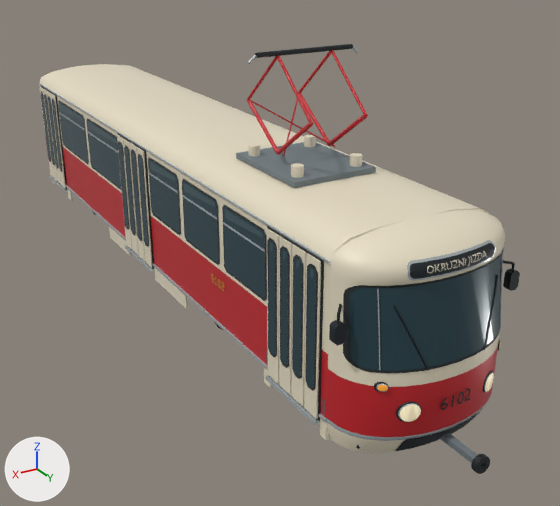
Renders of the glTF model assets/models/t3.glb from each side of a commit.
The view is the same before and after, from a 50 mm lens placed at (5.91, 12.72, 6.35), pointed at (-0.9, 1.38, 0.67). The lights are fixed; the arrows at lower left show +X, +Y and +Z. The older version comes first. Vertices at exactly the same position are counted once.

Objects in the first picture: 't3'.
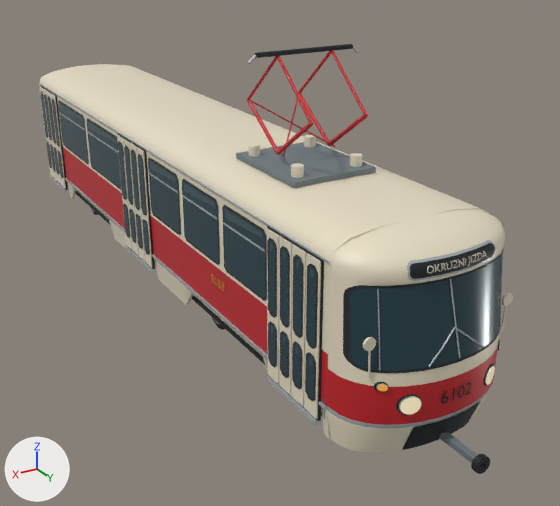
Pixel boxes (x1, y1, x2, y2) of what changed, in the pictures (560 x 506 px; the box of a moved part takes in the faces that stretch with it):
't3', reshaped: before (39, 44, 520, 474); after (39, 44, 513, 474)
part 1 of me_t3, added (mostly hidden): after (67, 184, 328, 418)
part 2 of me_t3, added: after (305, 352, 316, 401)
part 3 of me_t3, added: after (292, 341, 302, 389)
part 4 of me_t3, added: after (280, 331, 289, 378)
part 5 of me_t3, added: after (268, 321, 277, 368)
part 6 of me_t3, moved or reshaped: before (66, 185, 326, 422); after (65, 178, 327, 410)
part 7 of me_t3, moved or reshaped: before (407, 331, 421, 355); after (473, 340, 484, 348)
part 8 of me_t3, moved or reshaped: before (511, 263, 515, 271); after (500, 306, 507, 333)
part 9 of me_t3, added: after (502, 293, 513, 306)
part 10 of me_t3, moved or reshaped: before (337, 314, 340, 323); after (368, 351, 371, 379)
part 11 of me_t3, added: after (363, 337, 376, 351)
part 12 of me_t3, deleted: before (329, 260, 520, 346)
part 13 of me_t3, moved or reshaped: (41, 93, 498, 453) in both

The edits, one by one:
me_t3 is used by ob_t3; location (0.0, 0.0, 0.0).
me_t3 had 4618 vertices, 6253 faces and spanned x -1.4..1.4, y -7.6..7.6, z 0.0..4.7.
me_t3 now has 4959 vertices, 6579 faces and spans x -1.3..1.3, y -7.6..7.6, z 0.0..4.7.
me_t3 part 1: a new loose piece, a box spanning x -1.06..1.06, y -6.08..6.08, z 0.37..0.59, in mat_black (black #121b20).
me_t3 part 2: the loose piece of 16 vertices spanning x 1.3, y 5.7..5.9, z 0.9..2.6 is copied, and the copy is scaled about its middle by (1, 1, 0.361), then moved by (0.0, 0.0, -0.7); it spans x 1.3, y 5.7..5.9, z 0.8..1.4.
me_t3 part 3: the loose piece of 16 vertices spanning x 1.3, y 5.4..5.6, z 0.9..2.6 is copied, and the copy is scaled about its middle by (1, 1, 0.361), then moved by (0.0, 0.0, -0.7); it spans x 1.3, y 5.4..5.6, z 0.8..1.4.
me_t3 part 4: the loose piece of 16 vertices spanning x 1.3, y 5.0..5.3, z 0.9..2.6 is copied, and the copy is scaled about its middle by (1, 1, 0.361), then moved by (0.0, 0.0, -0.7); it spans x 1.3, y 5.0..5.3, z 0.8..1.4.
me_t3 part 5: the loose piece of 16 vertices spanning x 1.3, y 4.7..5.0, z 0.9..2.6 is copied, and the copy is scaled about its middle by (1, 1, 0.361), then moved by (0.0, 0.0, -0.7); it spans x 1.3, y 4.7..5.0, z 0.8..1.4.
me_t3 part 6: the loose piece of 8 vertices spanning x 1.3, y -6.1..6.1, z 0.6 is moved by (0.0, 0.0, 0.2).
me_t3 part 7: the loose piece of 16 vertices spanning x 0.5..0.7, y 6.8..6.9, z 1.7..2.1 is scaled about its middle by (1.34, -0.0436, 0.489), then moved by (-0.9, 0.1, -0.2), in mat_chrome (light grey #bcc4c7).
me_t3 part 8: the loose piece of 12 vertices spanning x -1.4, y 6.4, z 2.2..2.3 is scaled about its middle by (0.72, -0.722, -4.27), then moved by (0.3, 0.2, -0.5), in mat_cream (pale yellow #eae0c7).
me_t3 part 9: a new loose piece, a 16-sided cylinder along y spanning x -1.173..-1.007, y 6.628..6.663, z 1.847..2.013, in mat_cream (pale yellow #eae0c7).
me_t3 part 10: the loose piece of 12 vertices spanning x 1.4, y 6.4, z 2.2..2.3 is scaled about its middle by (0.72, -0.722, -4.27), then moved by (-0.3, 0.2, -0.5), in mat_cream (pale yellow #eae0c7).
me_t3 part 11: a new loose piece, a 16-sided cylinder along y spanning x 1.007..1.173, y 6.64..6.675, z 1.847..2.013, in mat_cream (pale yellow #eae0c7).
me_t3 part 12: 12 loose pieces with 128 vertices, spanning x -1.4..1.4, y 6.2..6.9, z 1.6..2.4, are deleted.
me_t3 part 13: 303 vertices moved within x -1.2..1.3, y -7.0..7.0, z 0.3..1.6; 399 vertices removed from x -1.3..1.3, y -7.0..7.0, z 0.3..1.6; 552 vertices added at x -1.2..1.3, y -7.0..7.0, z 0.3..2.8.
Other edits to the shape of me_t3 do not show in these pictures.
